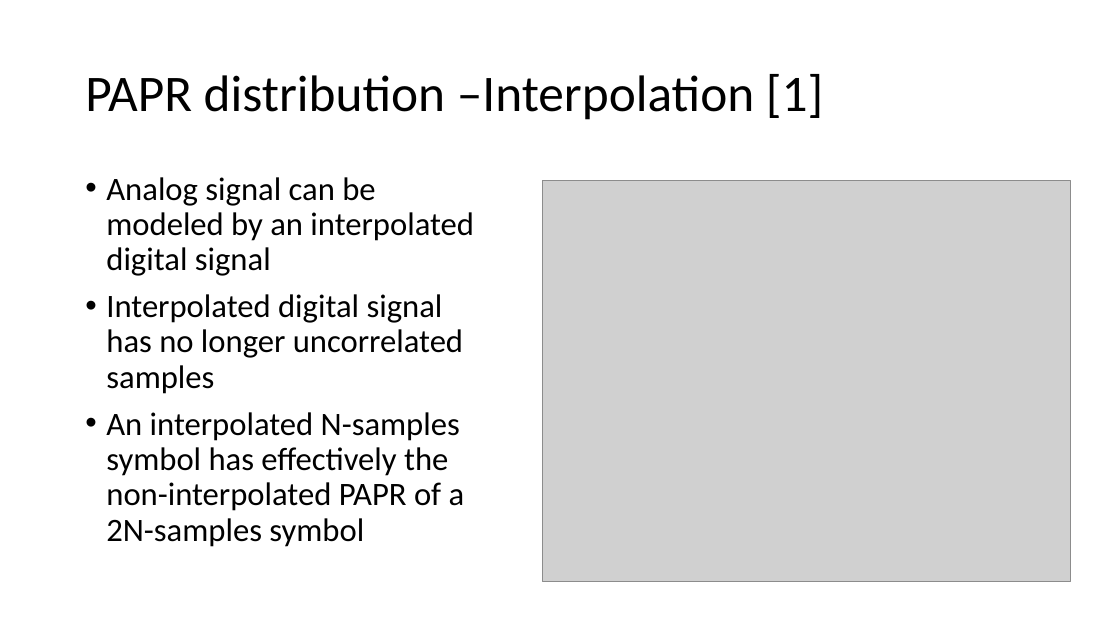
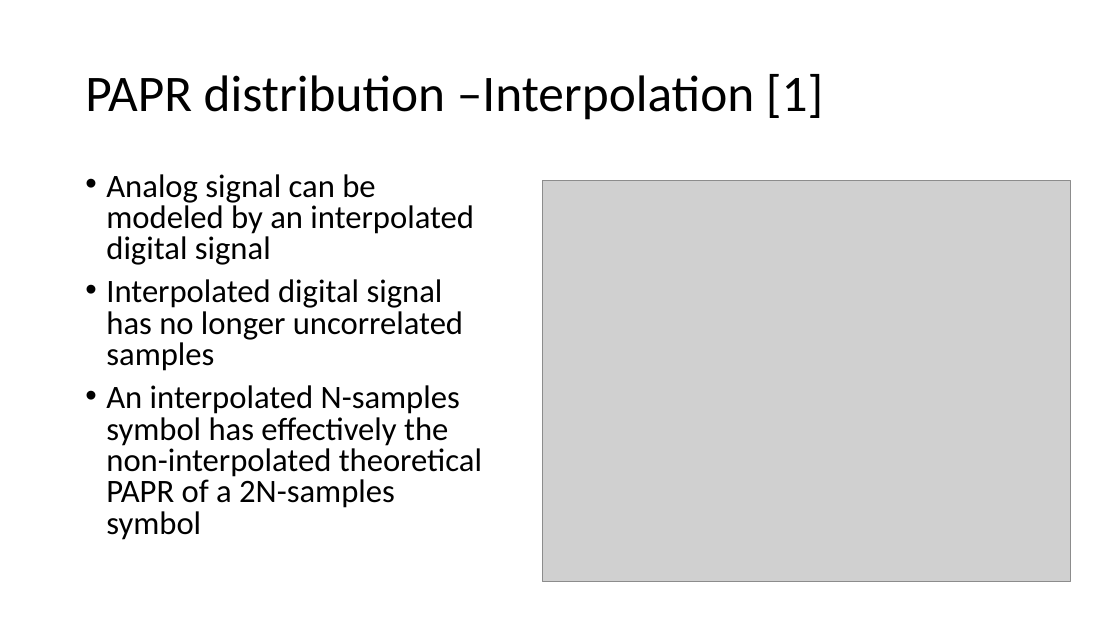
Before and after one commit to liorkissos/VLF-Simulations, a slide deck: slide 12 of Documents/Presentations/PAPR Reduction- PTS.pptx. Drawn at 1120x630 pixels with LibreOffice and Linux fonts; fonts in the diff are those of the drawing; grey boxes stand for pictures. Boxes give left, top, right and bottom in pixels: in the first picture for what was removed or moved away, otherwise in the second. Text is boxed around its words. In the diff, an @@ line names an element or a change of style, - is before the commit and + after.

```diff
--- a/Documents/Presentations/PAPR Reduction- PTS.pptx
+++ b/Documents/Presentations/PAPR Reduction- PTS.pptx
@@ text at (106, 174, 474, 371): line spacing 0.9 to 0.8 @@
@@ text at (106, 385, 482, 540): text changed @@
-• An interpolated N-samples symbol has effectively the non-interpolated PAPR of a 2N-samples symbol
+• An interpolated N-samples symbol has effectively the non-interpolated theoretical PAPR of a 2N-samples symbol
```
Also in this commit, not shown: 8 other slides changed, 3 other files.
